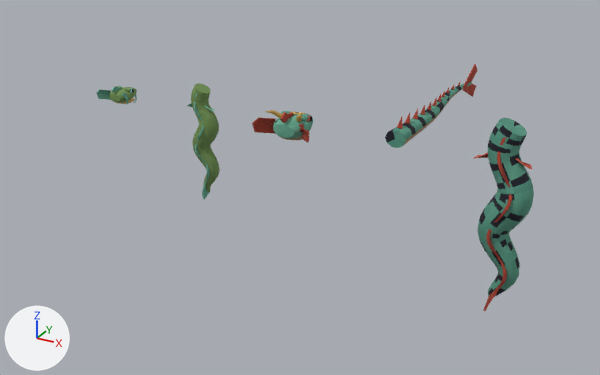
Before and after pictures for a commit that changed the Blender file art/blender/serpientes.blend.
Camera for both pictures: a 50 mm camera at (22.1, -25.2, 10.3) aimed at (7.5, 1.4, -3.0). Arrows for +X, +Y and +Z are at lower left; the lights stay in place. The older version comes first.

Objects in the first picture: 'amaru_cabeza', 'amaru_cuello', 'yacumama_cabeza', 'yacumama_cola', 'yacumama_cuello'.
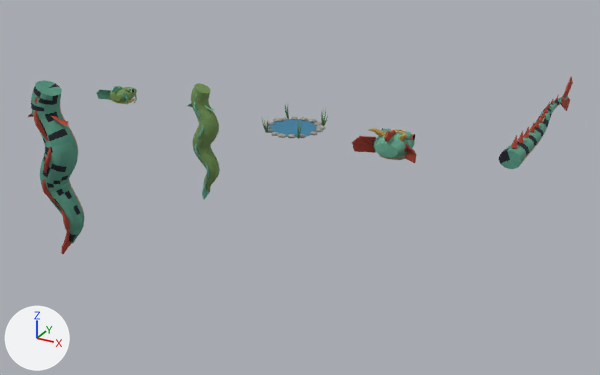
The change, as a diff of the scene's bpy script:
```diff
--- a/art/blender/serpientes.blend.py
+++ b/art/blender/serpientes.blend.py
@@ me_charco @@
+me_charco.from_pydata(...)  # 464 vertices, 602 faces; spans x -1.13..1.12, y -1.13..1.11, z -0.01..0.7
+me_charco.materials.append(mat_paleta)  # picture img_palette_png
@@ ob_yacumama_cuello @@
 ob_yacumama_cuello = bpy.data.objects.new('yacumama_cuello', me_yacumama_cuello)
-ob_yacumama_cuello.location = (16.0, 0.0, 0.0)
+ob_yacumama_cuello.location = (0.0, -4.0, 0.0)
@@ ob_yacumama_cabeza @@
 ob_yacumama_cabeza = bpy.data.objects.new('yacumama_cabeza', me_yacumama_cabeza)
-ob_yacumama_cabeza.location = (8.0, 0.0, 0.0)
+ob_yacumama_cabeza.location = (12.0, 0.0, 0.0)
@@ ob_yacumama_cola @@
 ob_yacumama_cola = bpy.data.objects.new('yacumama_cola', me_yacumama_cola)
-ob_yacumama_cola.location = (12.0, 0.0, 0.0)
+ob_yacumama_cola.location = (16.0, 0.0, 0.0)
@@ ob_charco @@
+ob_charco = bpy.data.objects.new('charco', me_charco)
+ob_charco.location = (8.0, 0.0, 0.0)
```

Location of each change, [x1, y1, x2, y2] in pixels of the pictures (600 x 375 px):
'yacumama_cuello', moved
    before: [474, 118, 534, 311]
    after: [28, 80, 84, 254]
'yacumama_cola', moved
    before: [385, 64, 478, 148]
    after: [499, 77, 573, 169]
'yacumama_cabeza', moved
    before: [252, 110, 313, 142]
    after: [352, 128, 417, 163]
'charco', added
    after: [262, 105, 328, 139]
